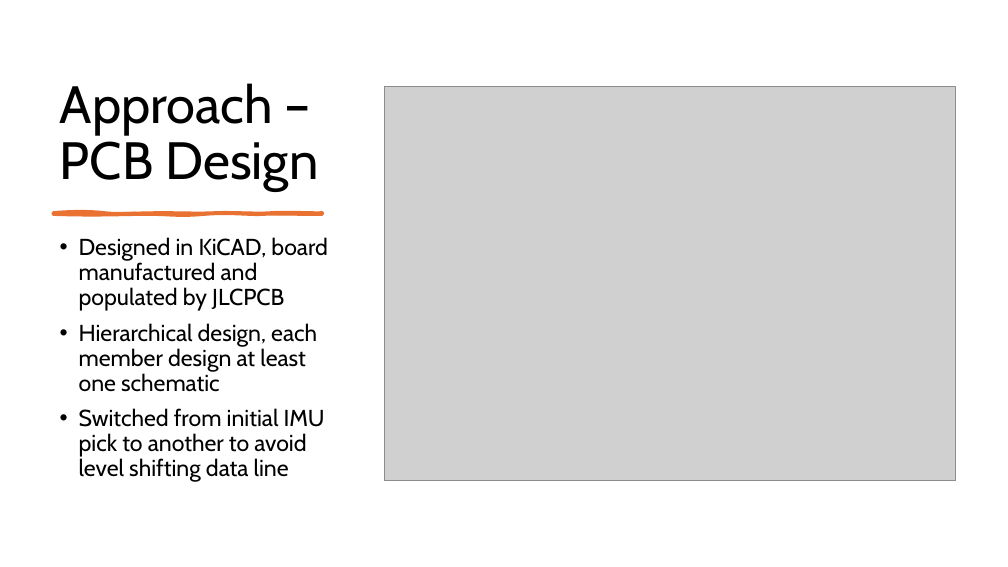
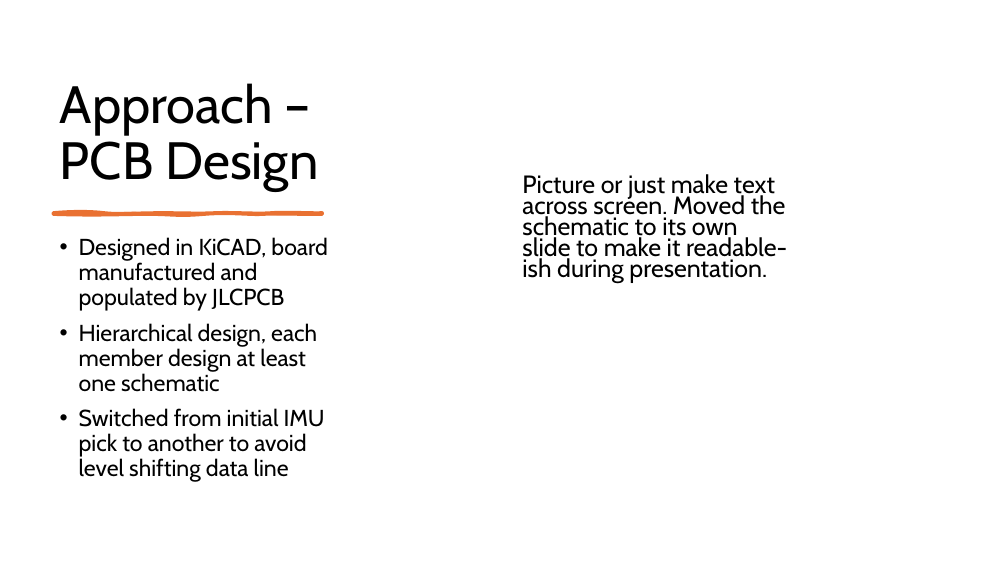
Before and after one commit to Tannyr-Singleterry/ECE590_SeniorDesign, a slide deck: slide 9 of Documents/FInal Presentation/Final_Presentation.pptx (slide 8 before the commit). Drawn at 1008x567 pixels with LibreOffice and Linux fonts; fonts in the diff are those of the drawing; grey boxes stand for pictures. Boxes give left, top, right and bottom in pixels: in the first picture for what was removed or moved away, otherwise in the second. Text is boxed around its words. In the diff, an @@ line names an element or a change of style, - is before the commit and + after.

```diff
--- a/Documents/FInal Presentation/Final_Presentation.pptx
+++ b/Documents/FInal Presentation/Final_Presentation.pptx
@@ picture removed at (385,87,956,481) @@
@@ text added at (522,174,787,282), 23.8 pt, text #000000 @@
+Picture or just make text across screen. Moved the schematic to its own slide to make it readable-ish during presentation.
```
Also in this commit, not shown: 3 other slides changed, 3 slides added, 5 other files.
